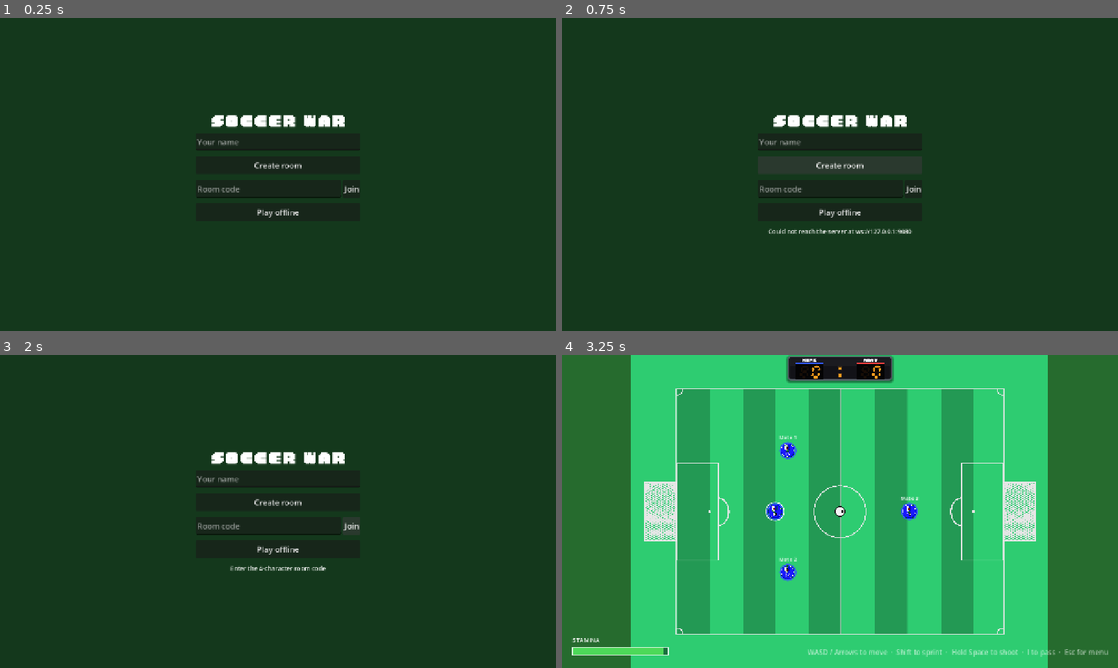
Above: before the commit, frames 1-4 (two rows, left to right).
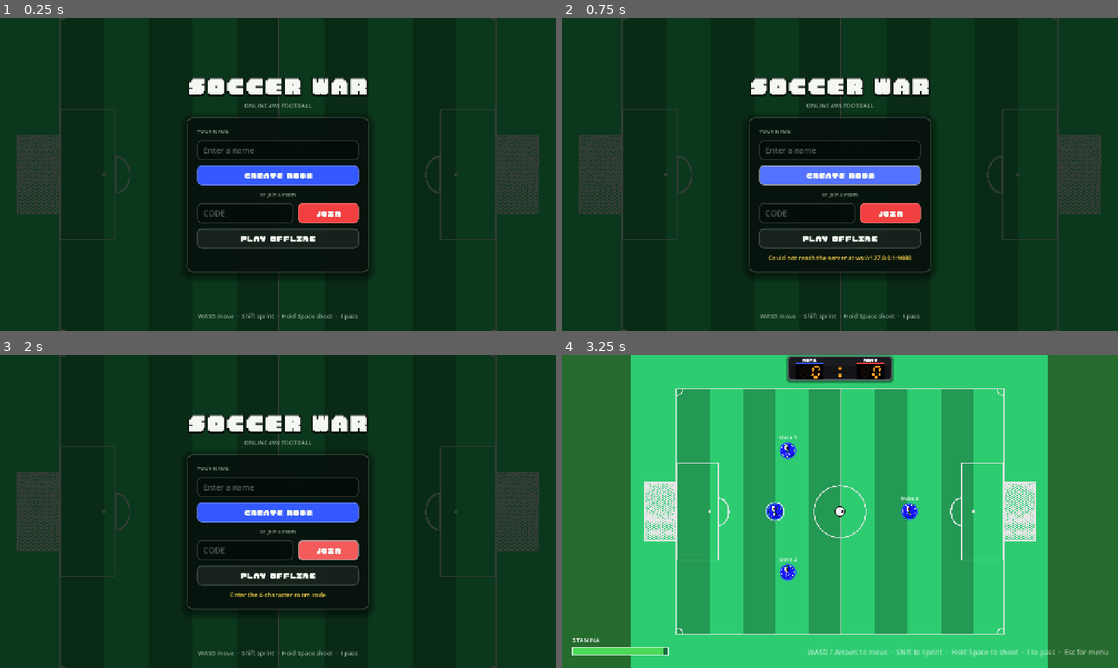
Above: after the commit, the same moments.

Repository: dthanhff318/soccer-war
Game: Godot game, scene res://scenes/boot.tscn
The game is run twice, just before and just after one commit, with the same random seed, the same clock (stepped at 60 frames per second) and the same inputs.
Inputs:
- Up to frame 1 (0.25 s): no input
- Up to frame 2 (0.75 s): click "Create room" (after the commit: "CREATE ROOM") at 0.5 s
- Up to frame 3 (2 s): click "Join" (after the commit: "JOIN") at 1.25 s
- Up to frame 4 (3.25 s): click "Play offline" (after the commit: "PLAY OFFLINE") at 2 s; tap Enter at 2.75 s; hold D (move_right) from 2.78 s (still down); hold Shift (sprint) from 2.78 s (still down); tap I (pass) at 2.85 s

The runs differ from the first frame. In frame 1, 19% of the frame differs, in the area x 3-97%, y 0-100%; in frame 2, 19%; in frame 3, 19%; in frame 4, nothing differs.

Commit message:
feat(ui): restyle menu and lobby with pitch backdrop and team-coloured cards

Diff:
--- a/scripts/ui/lobby.gd
+++ b/scripts/ui/lobby.gd
@@ -24,38 +24,45 @@
 
 
 func _build_ui() -> void:
-	var column := UiKit.screen(self, 520)
-	_code_label = UiKit.label("", 40, true)
+	var column := UiKit.screen(self)
+	column.add_child(UiKit.label("ROOM CODE", 14, UiKit.MUTED))
+	_code_label = UiKit.title("", 64, UiKit.HIGHLIGHT)
 	column.add_child(_code_label)
-	column.add_child(UiKit.label("Share this code with your friends", 14))
+	column.add_child(UiKit.label("Share this code with your friends", 14, UiKit.MUTED))
 
 	var teams := HBoxContainer.new()
-	teams.add_theme_constant_override("separation", 40)
+	teams.alignment = BoxContainer.ALIGNMENT_CENTER
+	teams.add_theme_constant_override("separation", 24)
 	for team in [Roster.Team.LEFT, Roster.Team.RIGHT]:
-		var team_column := VBoxContainer.new()
-		team_column.size_flags_horizontal = Control.SIZE_EXPAND_FILL
-		var title := UiKit.label(MatchRules.TEAM_NAMES[team], 24, true)
-		title.add_theme_color_override("font_color", MatchRules.TEAM_COLORS[team])
-		team_column.add_child(title)
+		var team_card := UiKit.card(teams, 280, MatchRules.TEAM_COLORS[team])
+		team_card.add_child(UiKit.title(MatchRules.TEAM_NAMES[team], 28, MatchRules.TEAM_COLORS[team]))
 		var names := VBoxContainer.new()
-		names.custom_minimum_size = Vector2(0, 4 * 28)
-		team_column.add_child(names)
+		names.custom_minimum_size = Vector2(0, Roster.MAX_PER_TEAM * 30)
+		names.add_theme_constant_override("separation", 6)
+		team_card.add_child(names)
 		_team_lists.append(names)
-		team_column.add_child(UiKit.button("Join " + MatchRules.TEAM_NAMES[team], _on_team_pressed.bind(team)))
-		teams.add_child(team_column)
+		var style := UiKit.Style.PRIMARY if team == Roster.Team.LEFT else UiKit.Style.DANGER
+		team_card.add_child(UiKit.button("Join " + MatchRules.TEAM_NAMES[team], _on_team_pressed.bind(team), style))
 	column.add_child(teams)
 
-	_start_button = UiKit.button("Start match", _on_start_pressed)
-	column.add_child(_start_button)
-	column.add_child(UiKit.button("Leave", _on_leave_pressed))
-	_status = UiKit.label("", 14)
+	var actions := HBoxContainer.new()
+	actions.alignment = BoxContainer.ALIGNMENT_CENTER
+	actions.add_theme_constant_override("separation", 16)
+	_start_button = UiKit.button("Start match", _on_start_pressed, UiKit.Style.SUCCESS)
+	_start_button.custom_minimum_size.x = 260
+	actions.add_child(_start_button)
+	var leave := UiKit.button("Leave", _on_leave_pressed, UiKit.Style.GHOST)
+	leave.custom_minimum_size.x = 160
+	actions.add_child(leave)
+	column.add_child(actions)
+	_status = UiKit.label("", 14, UiKit.HIGHLIGHT)
 	column.add_child(_status)
 
 
 func _refresh(state: Dictionary) -> void:
 	if state.is_empty():
 		return
-	_code_label.text = "ROOM  %s" % state.code
+	_code_label.text = state.code
 	for names in _team_lists:
 		for child in names.get_children():
 			child.queue_free()
@@ -63,9 +70,12 @@
 		var text: String = member.name
 		if member.id == state.host_id:
 			text += "  (host)"
-		if member.id == Net.my_id():
+		var is_me: bool = member.id == Net.my_id()
+		if is_me:
 			text += "  - you"
-		_team_lists[member.team].add_child(UiKit.label(text, 18))
+		var row := UiKit.label(text, 18, UiKit.HIGHLIGHT if is_me else UiKit.TEXT)
+		row.horizontal_alignment = HORIZONTAL_ALIGNMENT_LEFT
+		_team_lists[member.team].add_child(row)
 	var is_host: bool = state.host_id == Net.my_id()
 	_start_button.visible = is_host
 	_status.text = "" if is_host else "Waiting for the host to start…"
--- a/scripts/ui/menu.gd
+++ b/scripts/ui/menu.gd
@@ -28,26 +28,36 @@
 
 
 func _build_ui() -> void:
-	var column := UiKit.screen(self, 380)
-	column.add_child(UiKit.label("SOCCER WAR", 48, true))
-	_name_edit = UiKit.line_edit("Your name", Roster.MAX_NAME_LENGTH)
-	column.add_child(_name_edit)
-	_buttons.append(UiKit.button("Create room", _on_create_pressed))
-	column.add_child(_buttons.back())
+	var column := UiKit.screen(self)
+	column.add_child(UiKit.title("SOCCER WAR", 64))
+	column.add_child(UiKit.label("ONLINE 4V4 FOOTBALL", 14, UiKit.MUTED))
 
+	var card := UiKit.card(column, 420)
+	card.add_child(UiKit.caption("Your name"))
+	_name_edit = UiKit.line_edit("Enter a name", Roster.MAX_NAME_LENGTH)
+	card.add_child(_name_edit)
+	_buttons.append(UiKit.button("Create room", _on_create_pressed, UiKit.Style.PRIMARY))
+	card.add_child(_buttons.back())
+
+	card.add_child(UiKit.divider("or join a room"))
 	var join_row := HBoxContainer.new()
-	_code_edit = UiKit.line_edit("Room code", Protocol.CODE_LENGTH)
+	join_row.add_theme_constant_override("separation", 10)
+	_code_edit = UiKit.line_edit("CODE", Protocol.CODE_LENGTH)
 	_code_edit.size_flags_horizontal = Control.SIZE_EXPAND_FILL
 	_code_edit.text_submitted.connect(func(_text: String) -> void: _on_join_pressed())
 	join_row.add_child(_code_edit)
-	_buttons.append(UiKit.button("Join", _on_join_pressed))
-	join_row.add_child(_buttons.back())
-	column.add_child(join_row)
+	var join := UiKit.button("Join", _on_join_pressed, UiKit.Style.DANGER)
+	join.custom_minimum_size.x = 140
+	_buttons.append(join)
+	join_row.add_child(join)
+	card.add_child(join_row)
 
-	_buttons.append(UiKit.button("Play offline", _on_offline_pressed))
-	column.add_child(_buttons.back())
-	_status = UiKit.label("", 14)
-	column.add_child(_status)
+	_buttons.append(UiKit.button("Play offline", _on_offline_pressed, UiKit.Style.GHOST))
+	card.add_child(_buttons.back())
+	_status = UiKit.label("", 14, UiKit.HIGHLIGHT)
+	card.add_child(_status)
+
+	UiKit.footer(self, "WASD move  ·  Shift sprint  ·  Hold Space shoot  ·  I pass")
 
 
 func _on_create_pressed() -> void:
--- a/scripts/ui/ui_kit.gd
+++ b/scripts/ui/ui_kit.gd
@@ -1,46 +1,116 @@
 class_name UiKit
 extends RefCounted
 
-## Small factory for the code-built menu and lobby screens, so both share
-## one look (pixel font, sizes, pitch-green background).
+## Shared look for the code-built menu and lobby: the real pitch as a darkened
+## backdrop, a pixel-font title, frosted cards, and buttons coloured by team.
 
 const PIXEL_FONT := preload("res://assets/field/font/plumppixel.ttf")
-const BACKGROUND := Color(0.08, 0.22, 0.11)
+## Loaded at runtime (not preloaded) so the headless server, which ships
+## without this large texture, never tries to load it.
+const FIELD_TEXTURE_PATH := "res://assets/field/field.png"
+
+const BLUE := Color(0.2, 0.35, 1.0)
+const RED := Color(0.95, 0.25, 0.25)
+const GREEN := Color(0.18, 0.62, 0.32)
+const TEXT := Color(0.96, 0.97, 0.95)
+const MUTED := Color(0.78, 0.84, 0.8, 0.75)
+const HIGHLIGHT := Color(1.0, 0.85, 0.3)
+
+enum Style { PRIMARY, DANGER, SUCCESS, GHOST }
 
 
-## Full-screen background plus a centred column; returns the column.
-static func screen(owner: Control, width: float) -> VBoxContainer:
+## Pitch backdrop plus a centred column; returns the column.
+static func screen(owner: Control) -> VBoxContainer:
 	owner.set_anchors_preset(Control.PRESET_FULL_RECT)
-	var background := ColorRect.new()
-	background.color = BACKGROUND
-	background.set_anchors_preset(Control.PRESET_FULL_RECT)
-	owner.add_child(background)
+	var pitch := TextureRect.new()
+	pitch.texture = load(FIELD_TEXTURE_PATH)
+	pitch.expand_mode = TextureRect.EXPAND_IGNORE_SIZE
+	pitch.stretch_mode = TextureRect.STRETCH_KEEP_ASPECT_COVERED
+	pitch.modulate = Color(0.55, 0.6, 0.55)
+	pitch.set_anchors_preset(Control.PRESET_FULL_RECT)
+	owner.add_child(pitch)
+	var shade := ColorRect.new()
+	shade.color = Color(0.01, 0.04, 0.02, 0.6)
+	shade.set_anchors_preset(Control.PRESET_FULL_RECT)
+	owner.add_child(shade)
+
 	var center := CenterContainer.new()
 	center.set_anchors_preset(Control.PRESET_FULL_RECT)
 	owner.add_child(center)
 	var column := VBoxContainer.new()
-	column.custom_minimum_size = Vector2(width, 0)
-	column.add_theme_constant_override("separation", 14)
+	column.alignment = BoxContainer.ALIGNMENT_CENTER
+	column.add_theme_constant_override("separation", 16)
 	center.add_child(column)
 	return column
 
 
-static func label(text: String, font_size: int, pixel: bool = false) -> Label:
+## Frosted rounded panel; returns the column inside it. `accent` tints the
+## border (team cards in the lobby).
+static func card(parent: Control, width: float, accent: Color = Color(1, 1, 1, 0.14)) -> VBoxContainer:
+	var panel := PanelContainer.new()
+	panel.custom_minimum_size = Vector2(width, 0)
+	var style := _box(Color(0.03, 0.07, 0.05, 0.82), 14, accent, 2)
+	style.set_content_margin_all(24)
+	style.shadow_color = Color(0, 0, 0, 0.45)
+	style.shadow_size = 18
+	style.shadow_offset = Vector2(0, 6)
+	panel.add_theme_stylebox_override("panel", style)
+	parent.add_child(panel)
+	var column := VBoxContainer.new()
+	column.add_theme_constant_override("separation", 12)
+	panel.add_child(column)
+	return column
+
+
+## Big pixel-font heading with an outline and drop shadow.
+static func title(text: String, font_size: int, color: Color = TEXT) -> Label:
+	var result := label(text, font_size, color)
+	result.add_theme_font_override("font", PIXEL_FONT)
+	result.add_theme_color_override("font_outline_color", Color(0.02, 0.05, 0.03))
+	result.add_theme_constant_override("outline_size", maxi(font_size / 6, 4))
+	result.add_theme_color_override("font_shadow_color", Color(0, 0, 0, 0.6))
+	result.add_theme_constant_override("shadow_offset_x", 0)
+	result.add_theme_constant_override("shadow_offset_y", maxi(font_size / 12, 2))
+	return result
+
+
+## Small upper-case label above a field.
+static func caption(text: String) -> Label:
+	var result := label(text.to_upper(), 12, MUTED)
+	result.horizontal_alignment = HORIZONTAL_ALIGNMENT_LEFT
+	return result
+
+
+static func label(text: String, font_size: int, color: Color = TEXT) -> Label:
 	var result := Label.new()
 	result.text = text
 	result.horizontal_alignment = HORIZONTAL_ALIGNMENT_CENTER
 	result.autowrap_mode = TextServer.AUTOWRAP_WORD_SMART
 	result.add_theme_font_size_override("font_size", font_size)
-	if pixel:
-		result.add_theme_font_override("font", PIXEL_FONT)
+	result.add_theme_color_override("font_color", color)
 	return result
 
 
-static func button(text: String, on_pressed: Callable) -> Button:
+static func button(text: String, on_pressed: Callable, style: Style = Style.PRIMARY) -> Button:
 	var result := Button.new()
-	result.text = text
-	result.custom_minimum_size = Vector2(0, 40)
-	result.add_theme_font_size_override("font_size", 18)
+	result.text = text.to_upper()
+	result.custom_minimum_size = Vector2(0, 46)
+	result.mouse_default_cursor_shape = Control.CURSOR_POINTING_HAND
+	result.add_theme_font_override("font", PIXEL_FONT)
+	result.add_theme_font_size_override("font_size", 22)
+	for state in ["font_color", "font_hover_color", "font_pressed_color", "font_focus_color"]:
+		result.add_theme_color_override(state, TEXT)
+	result.add_theme_color_override("font_disabled_color", Color(TEXT, 0.4))
+
+	var base: Color = {
+		Style.PRIMARY: BLUE, Style.DANGER: RED, Style.SUCCESS: GREEN, Style.GHOST: Color(1, 1, 1, 0.06),
+	}[style]
+	var border := Color(1, 1, 1, 0.28) if style == Style.GHOST else base.lightened(0.25)
+	result.add_theme_stylebox_override("normal", _box(base, 10, border, 2))
+	result.add_theme_stylebox_override("hover", _box(base.lightened(0.15), 10, Color(1, 1, 1, 0.6), 2))
+	result.add_theme_stylebox_override("pressed", _box(base.darkened(0.2), 10, border, 2))
+	result.add_theme_stylebox_override("disabled", _box(Color(base, base.a * 0.4), 10, Color(border, 0.2), 2))
+	result.add_theme_stylebox_override("focus", _box(Color.TRANSPARENT, 10, Color(1, 1, 1, 0.8), 2))
 	result.pressed.connect(on_pressed)
 	return result
 
@@ -49,6 +119,55 @@
 	var result := LineEdit.new()
 	result.placeholder_text = placeholder
 	result.max_length = max_length
-	result.custom_minimum_size = Vector2(0, 40)
+	result.custom_minimum_size = Vector2(0, 46)
 	result.add_theme_font_size_override("font_size", 18)
+	result.add_theme_color_override("font_color", TEXT)
+	result.add_theme_color_override("font_placeholder_color", Color(TEXT, 0.35))
+	result.add_theme_color_override("caret_color", HIGHLIGHT)
+	var normal := _box(Color(0, 0, 0, 0.35), 10, Color(1, 1, 1, 0.16), 2)
+	normal.content_margin_left = 14
+	normal.content_margin_right = 14
+	var focus := normal.duplicate()
+	focus.border_color = HIGHLIGHT
+	result.add_theme_stylebox_override("normal", normal)
+	result.add_theme_stylebox_override("focus", focus)
 	return result
+
+
+## Thin rule with a word in the middle: ──── or ────
+static func divider(text: String) -> HBoxContainer:
+	var row := HBoxContainer.new()
+	row.add_theme_constant_override("separation", 10)
+	for i in 2:
+		var line := ColorRect.new()
+		line.color = Color(1, 1, 1, 0.14)
+		line.custom_minimum_size = Vector2(0, 1)
+		line.size_flags_horizontal = Control.SIZE_EXPAND_FILL
+		line.size_flags_vertical = Control.SIZE_SHRINK_CENTER
+		row.add_child(line)
+		if i == 0:
+			var word := label(text, 12, MUTED)
+			word.autowrap_mode = TextServer.AUTOWRAP_OFF
+			row.add_child(word)
+	return row
+
+
+## Muted one-line hint pinned to the bottom of the screen.
+static func footer(owner: Control, text: String) -> Label:
+	var hint := label(text, 14, MUTED)
+	hint.set_anchors_and_offsets_preset(Control.PRESET_BOTTOM_WIDE)
+	hint.offset_top = -44
+	hint.offset_bottom = -20
+	owner.add_child(hint)
+	return hint
+
+
+static func _box(color: Color, radius: int, border: Color, border_width: int) -> StyleBoxFlat:
+	var box := StyleBoxFlat.new()
+	box.bg_color = color
+	box.set_corner_radius_all(radius)
+	box.border_color = border
+	box.set_border_width_all(border_width)
+	box.set_content_margin_all(8)
+	box.anti_aliasing = true
+	return box
Not shown, changed: export/index.html
Not shown, changed: export/index.pck
